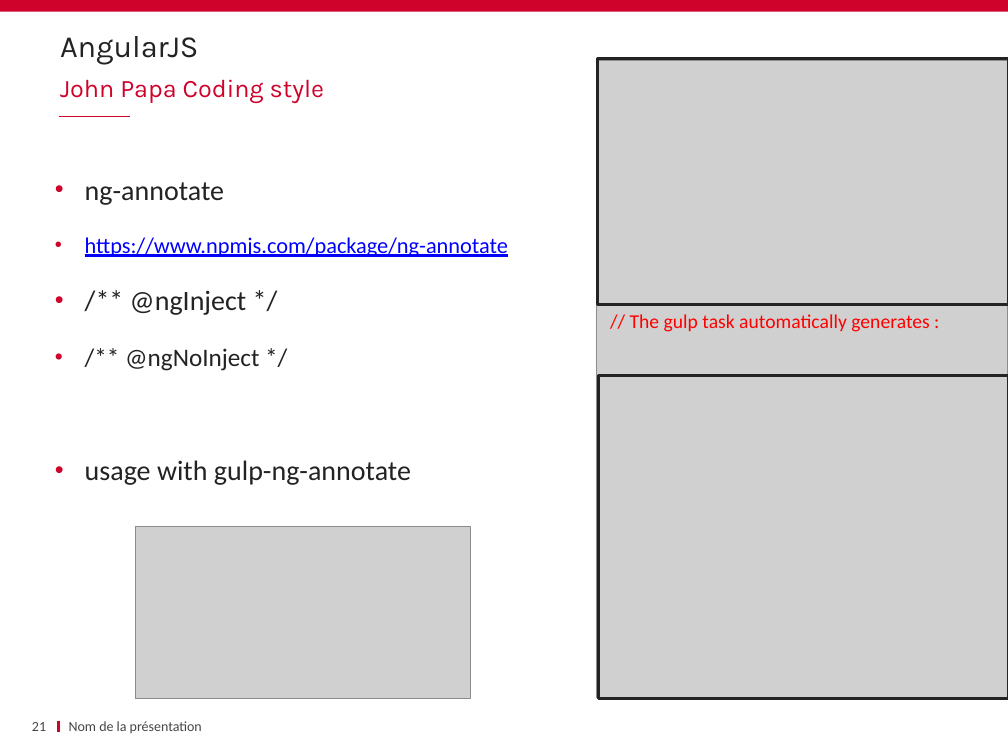
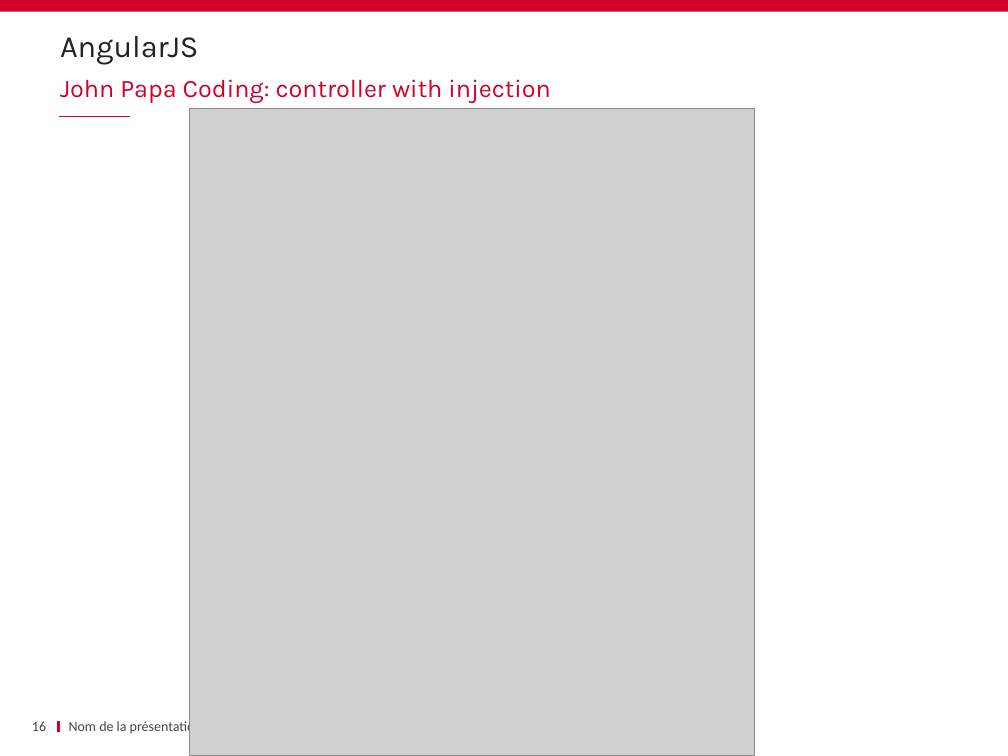
Before and after one commit to schassande/formation-angularjs1, a slide deck: slide 16 of Jour1/03 Premiers pas/03_Premier_pas_AngularJS.pptx (slide 21 before the commit). Drawn at 1008x756 pixels with LibreOffice and Linux fonts; fonts in the diff are those of the drawing; grey boxes stand for pictures; background and template pictures are left out. Boxes give left, top, right and bottom in pixels: in the first picture for what was removed or moved away, otherwise in the second. Text is boxed around its words. In the diff, an @@ line names an element or a change of style, - is before the commit and + after.

```diff
--- a/Jour1/03 Premiers pas/03_Premier_pas_AngularJS.pptx
+++ b/Jour1/03 Premiers pas/03_Premier_pas_AngularJS.pptx
@@ rectangle removed at (598, 58, 1008, 304) @@
@@ text at (60, 79, 550, 103): text changed @@
-John Papa Coding style
+John Papa Coding: controller with injection
@@ picture removed at (597, 60, 1008, 698) @@
@@ picture added at (190, 108, 755, 756) @@
@@ text removed at (85, 182, 508, 485) @@
-• ng-annotate
-• https://www.npmjs.com/package/ng-annotate
-• /** @ngInject */
-• /** @ngNoInject */
-  • usage with gulp-ng-annotate
@@ text removed at (630, 314, 929, 332) @@
-// The gulp task automatically generates :
@@ rectangle removed at (599, 375, 1008, 699) @@
@@ picture removed at (135, 526, 470, 699) @@
@@ page number at (32, 721, 46, 731): text changed @@
-21
+16
```
Also in this commit, not shown: 9 other slides changed, 4 slides removed, 1 other file.
